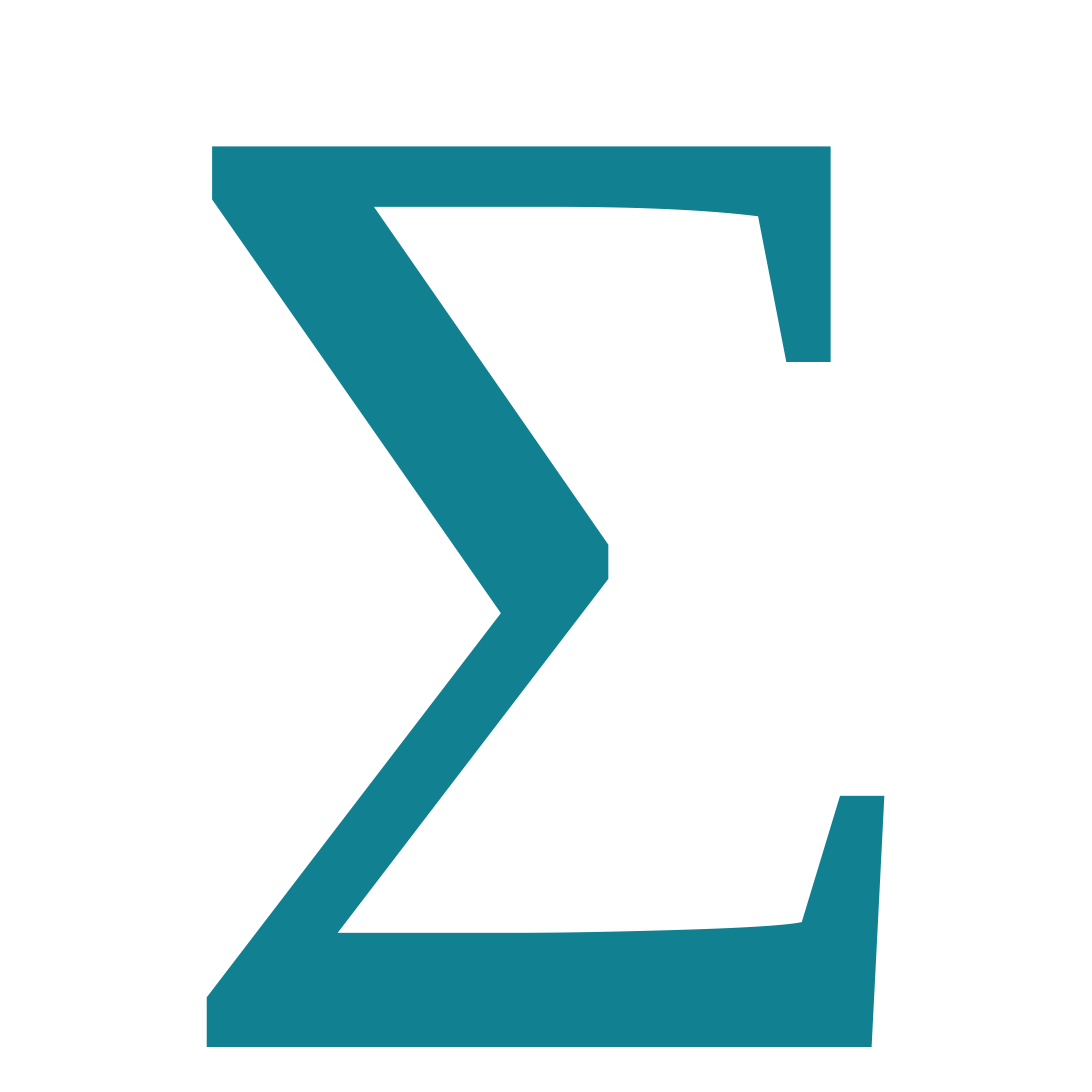
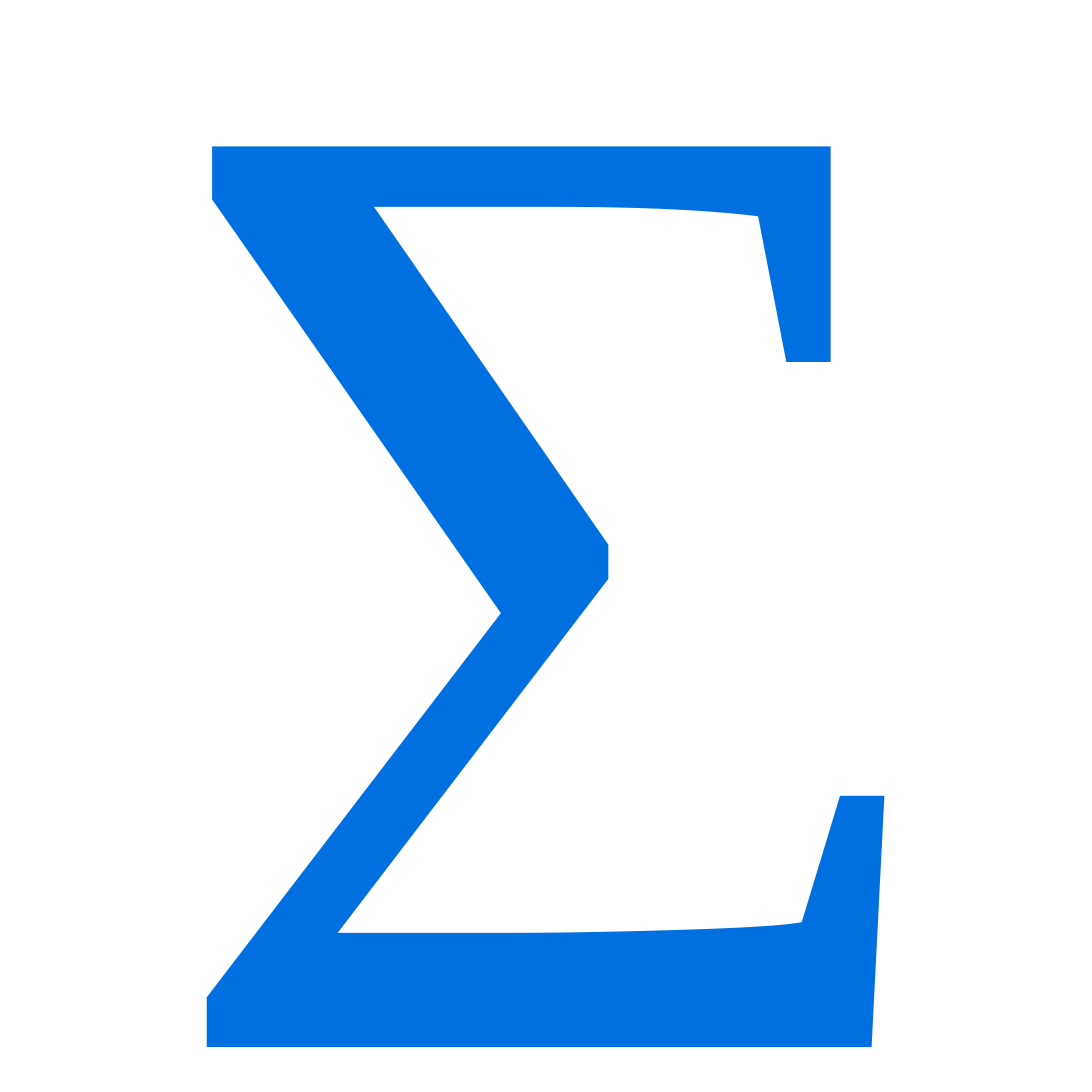
Before and after one commit to sraya5/LyX, a slide deck: slide 1 of references_files/pptx/sigma.pptx. Drawn at 1092x1092 pixels with LibreOffice and Linux fonts; fonts in the diff are those of the drawing. Boxes give left, top, right and bottom in pixels: in the first picture for what was removed or moved away, otherwise in the second. Text is boxed around its words. In the diff, an @@ line names an element or a change of style, - is before the commit and + after.

```diff
--- a/references_files/pptx/sigma.pptx
+++ b/references_files/pptx/sigma.pptx
@@ text "Σ" at (154,146,954,1047): text colour #118191 to #0070E0 @@
```
Also in this commit, not shown: 18 other files.
